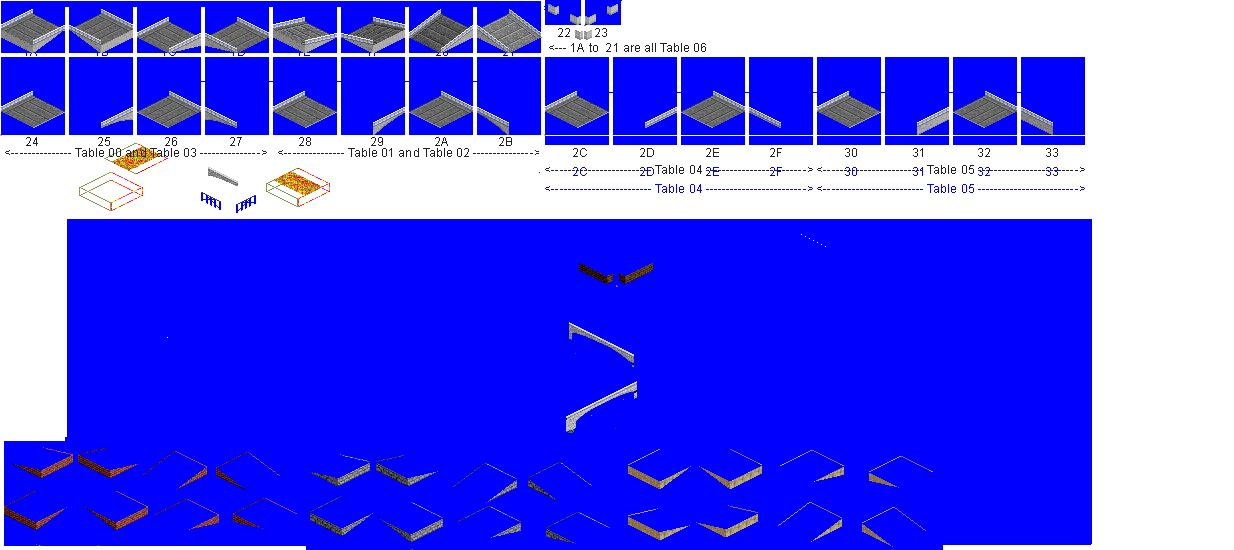
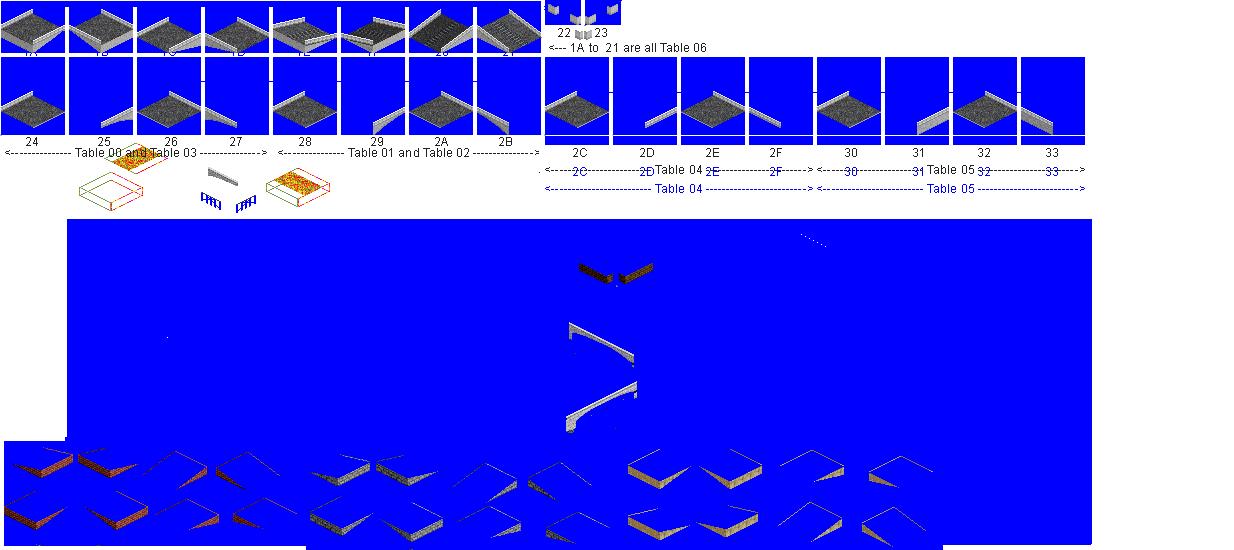
Layered file, before and after one edit (1234x550). Changes by layer:
added layer "glander grey" above "glander" over box(1, 10, 1053, 127)
painted on "glander" over box(69, 11, 1053, 127)
added layer "Pasted Layer #3" above "Pasted Layer #1" over box(1, 13, 1017, 127)
